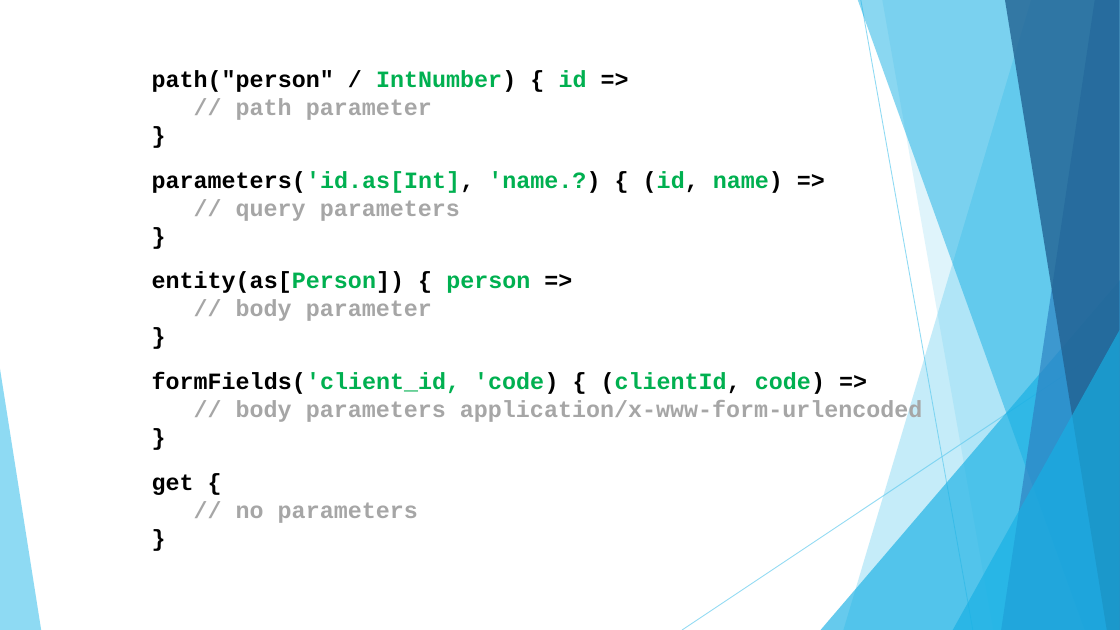
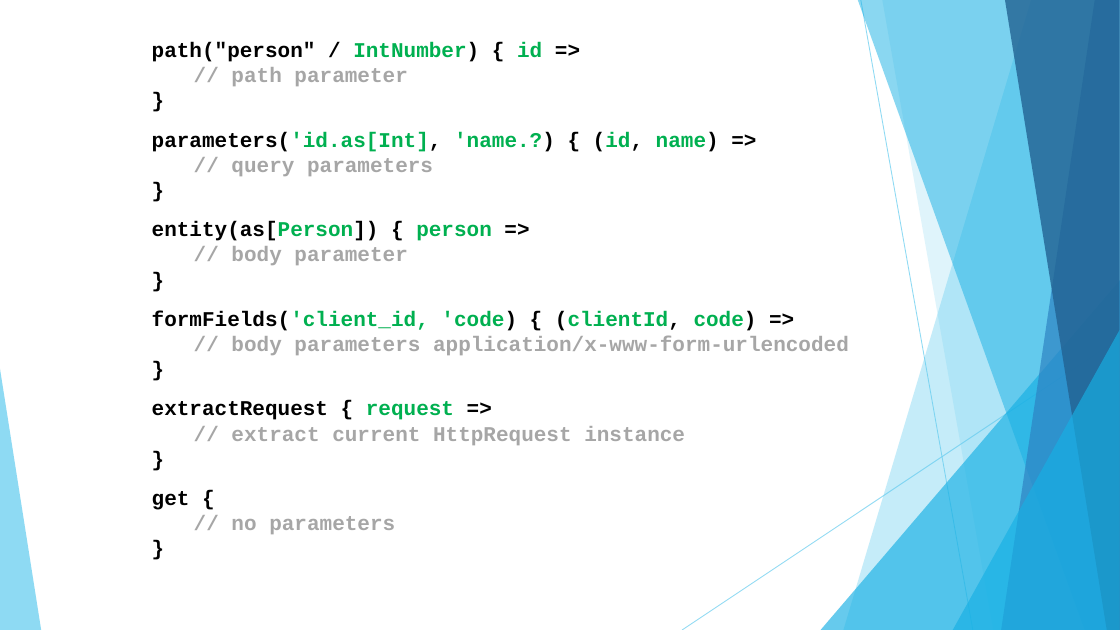
Before and after one commit to gmax-ws/akka-hhtp-microservice, a slide deck: slide 15 of presentation/reactive-microservice.pptx. Drawn at 1120x630 pixels with LibreOffice and Linux fonts; fonts in the diff are those of the drawing. Boxes give left, top, right and bottom in pixels: in the first picture for what was removed or moved away, otherwise in the second. Text is boxed around its words. In the diff, an @@ line names an element or a change of style, - is before the commit and + after.

```diff
--- a/presentation/reactive-microservice.pptx
+++ b/presentation/reactive-microservice.pptx
@@ text "path("person" / IntNumber) { id ...": place and size @@
-text "path("person" / IntNumber) { id ..." at (152, 70, 922, 523)
+text "path("person" / IntNumber) { id ..." at (152, 42, 849, 534)
@@ text at (152, 42, 849, 534): size 20 to 18 pt in "path("person" / IntNumber) { id =>", "// path parameter", "}", "parameters('id.as[Int], 'name.?) { (id, name) =>" and 11 more places @@
@@ text at (152, 401, 685, 445): paragraphs added @@
+extractRequest { request =>
+// extract current HttpRequest instance
+}
```
Also in this commit, not shown: 4 other slides changed, 12 other files.
